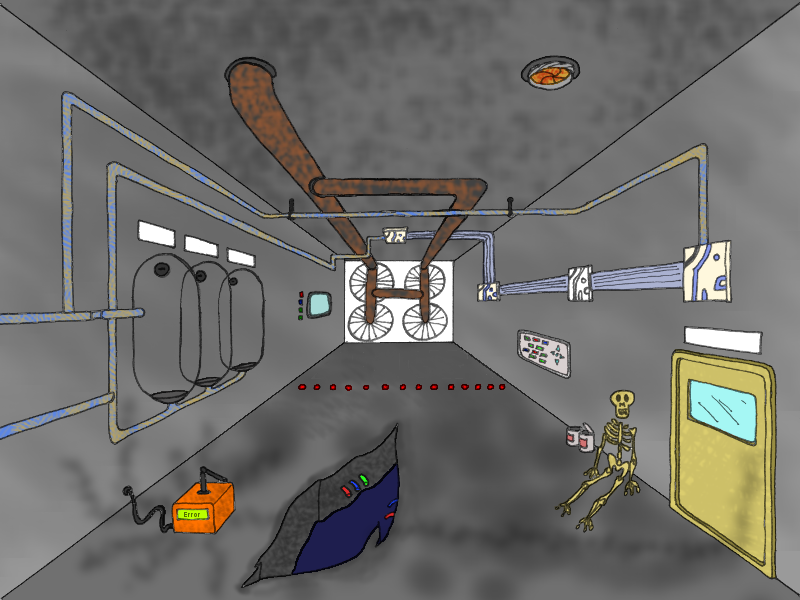
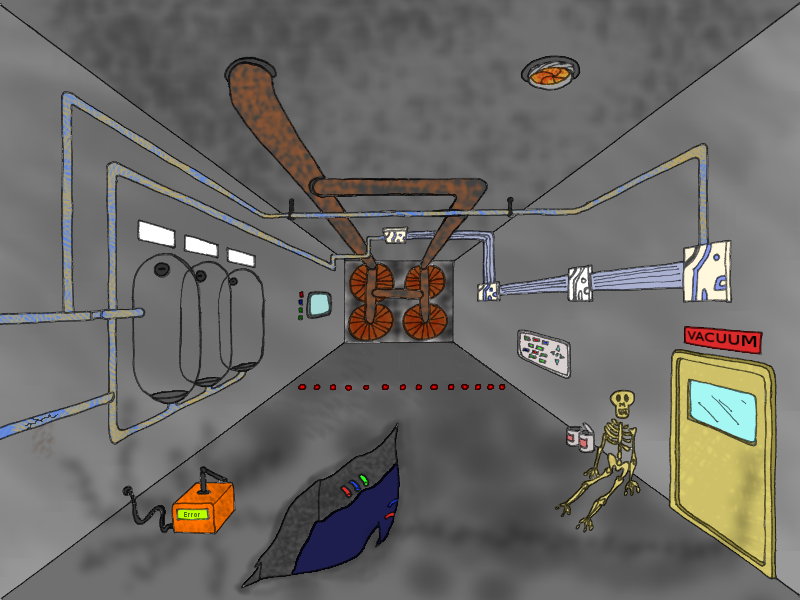
Two versions of the same layered image (800 × 600). Layer-by-layer changes:
added layer "broken pipe" above "engine on" over [25, 414, 58, 430]
added layer "leak" above "walls" over [30, 421, 56, 459]
added layer "engine" (multiply) above "vacuum sign" over [345, 261, 453, 342]
added layer "vacuum sign" (multiply) above "Background" over [684, 326, 762, 354]
